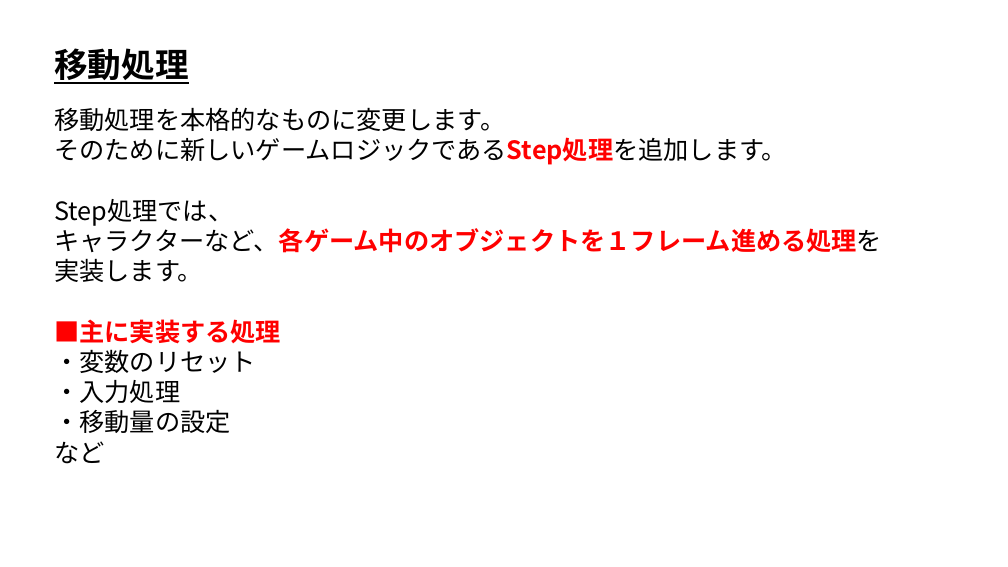
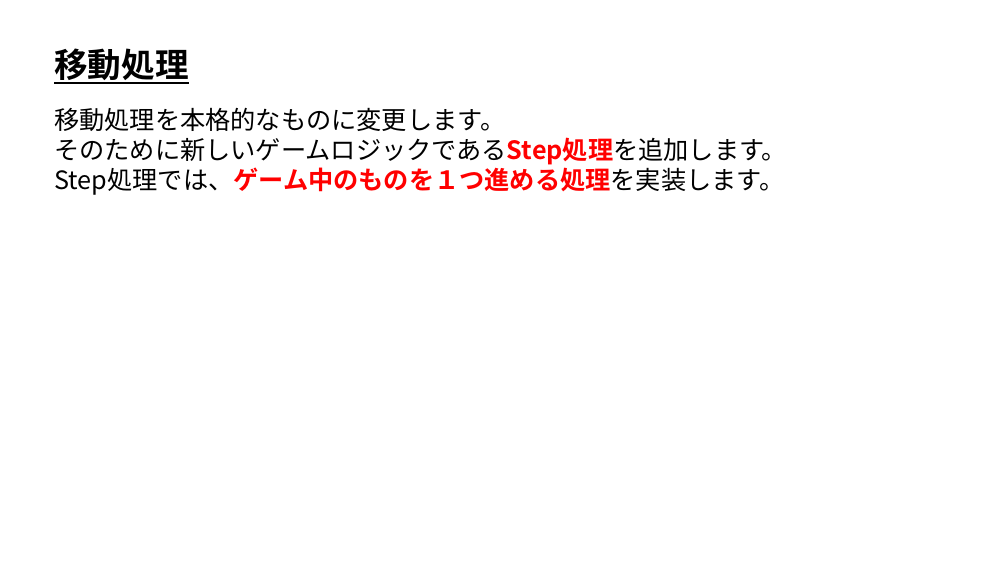
Before and after one commit to ArakiYusuke-Ohara/Textbook, a slide deck: slide 14 of ゲーム科1年/00_前期/ゲームプログラミングⅠ/10_入力システムと移動処理.pptx. Drawn at 1008x567 pixels with LibreOffice and Linux fonts; fonts in the diff are those of the drawing. Boxes give left, top, right and bottom in pixels: in the first picture for what was removed or moved away, otherwise in the second. Text is boxed around its words. In the diff, an @@ line names an element or a change of style, - is before the commit and + after.

```diff
--- a/ゲーム科1年/00_前期/ゲームプログラミングⅠ/10_入力システムと移動処理.pptx
+++ b/ゲーム科1年/00_前期/ゲームプログラミングⅠ/10_入力システムと移動処理.pptx
@@ text at <box>54,164,784,195</box>: text changed @@
-Step処理では、
-キャラクターなど、各ゲーム中のオブジェクトを１フレーム進める処理を
-実装します。
-■主に実装する処理
-・変数のリセット
-・入力処理
-・移動量の設定
-など
+Step処理では、ゲーム中のものを１つ進める処理を実装します。
```
Also in this commit, not shown: 9 other files.
